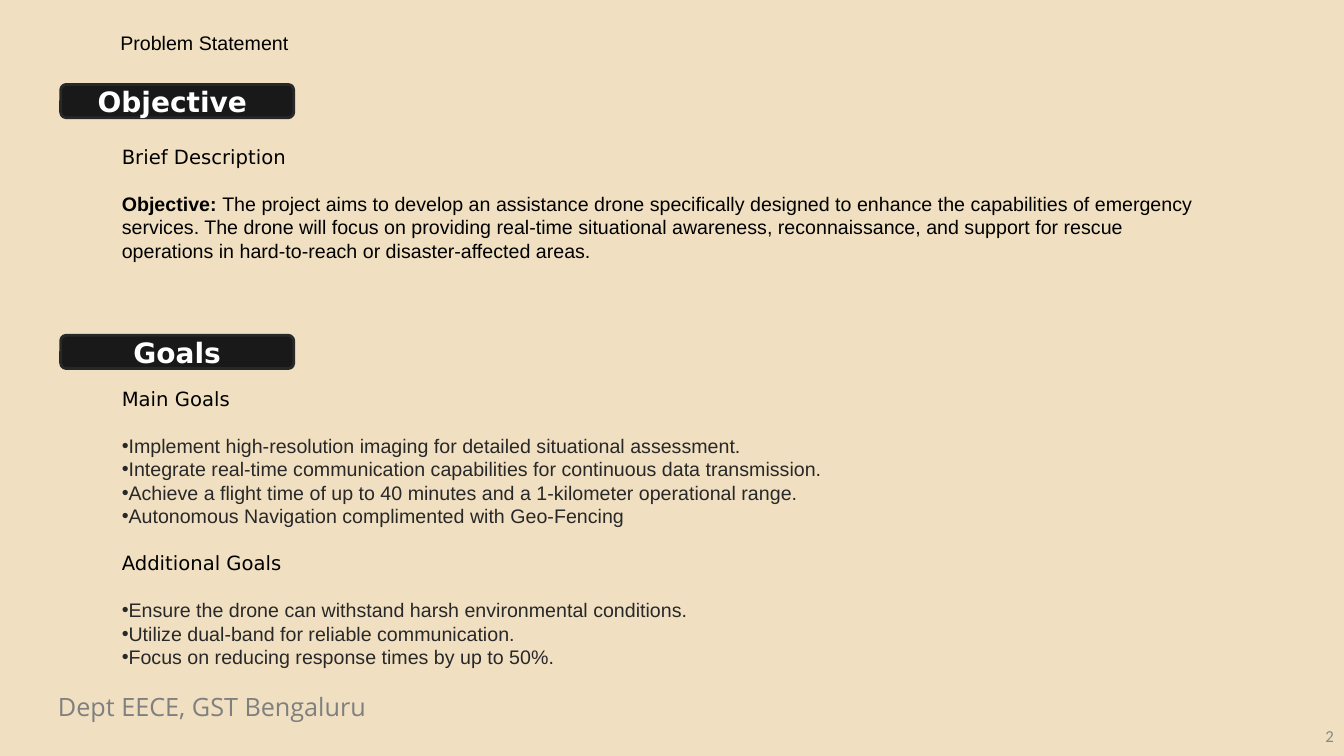
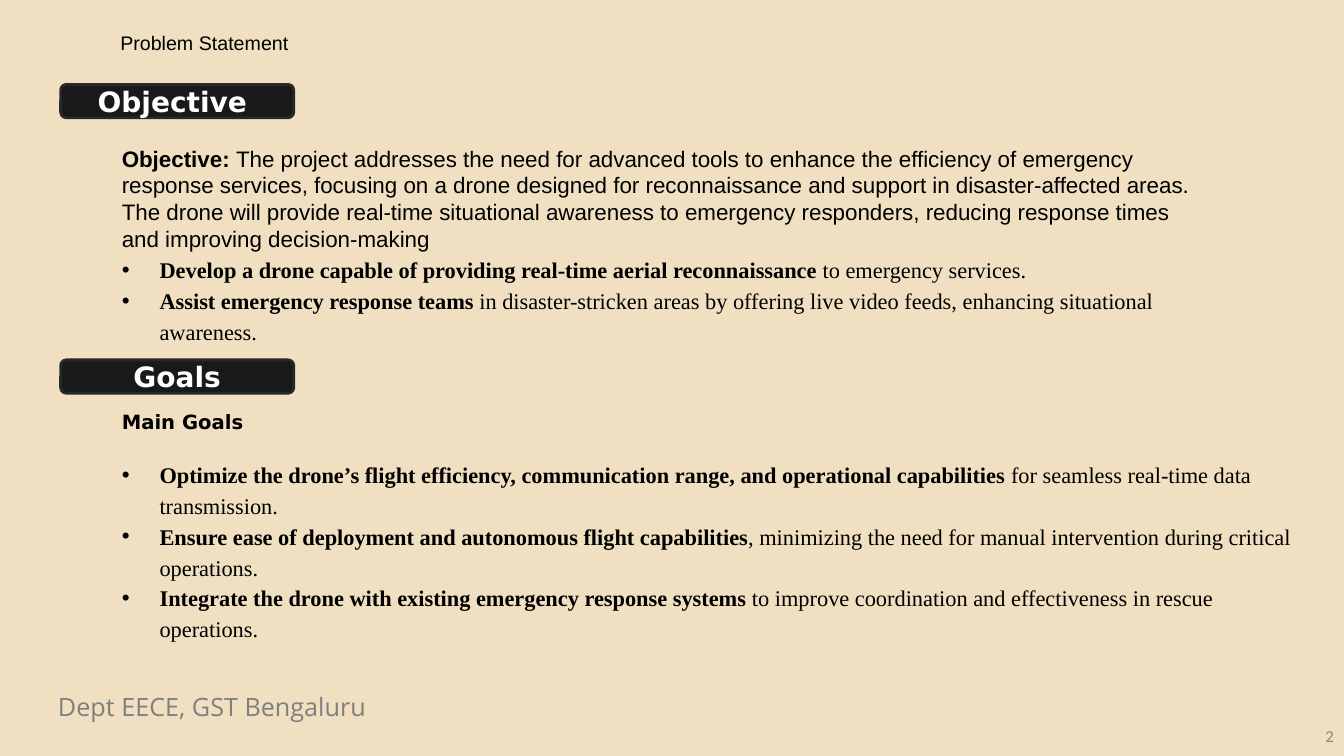
Before and after one commit to KJ-Sagar/Capstone-Project, a slide deck: slide 2 of Updated_Emergency_Drone_Presentation.pptx. Drawn at 1344x756 pixels with LibreOffice and Linux fonts; fonts in the diff are those of the drawing; background and template pictures are left out. Boxes give left, top, right and bottom in pixels: in the first picture for what was removed or moved away, otherwise in the second. Text is boxed around its words. In the diff, an @@ line names an element or a change of style, - is before the commit and + after.

Commit message:
added video recording

```diff
--- a/Updated_Emergency_Drone_Presentation.pptx
+++ b/Updated_Emergency_Drone_Presentation.pptx
@@ text at (x1=122, y1=150, x2=1189, y2=341): text changed; size 14 to 16 pt @@
-Brief Description
-Objective: The project aims to develop an assistance drone specifically designed to enhance the capabilities of emergency services. The drone will focus on providing real-time situational awareness, reconnaissance, and support for rescue operations in hard-to-reach or disaster-affected areas.
+Objective: The project addresses the need for advanced tools to enhance the efficiency of emergency response services, focusing on a drone designed for reconnaissance and support in disaster-affected areas. The drone will provide real-time situational awareness to emergency responders, reducing response times and improving decision-making
+• Develop a drone capable of providing real-time aerial reconnaissance to emergency services.
+• Assist emergency response teams in disaster-stricken areas by offering live video feeds, enhancing situational awareness.
@@ rounded rectangle "Goals" moved from (x1=60, y1=336, x2=293, y2=369) to (x1=60, y1=360, x2=293, y2=393) @@
@@ text at (x1=122, y1=414, x2=243, y2=430): bold on in "Main Goals" @@
@@ text at (x1=160, y1=467, x2=1291, y2=642): text changed; size 14 to 16 pt; font Arial to Times New Roman; text colour #282828 to #000000; bold on @@
-• Implement high-resolution imaging for detailed situational assessment.
-• Integrate real-time communication capabilities for continuous data transmission.
-• Achieve a flight time of up to 40 minutes and a 1-kilometer operational range.
-• Autonomous Navigation complimented with Geo-Fencing
-Additional Goals
-• Ensure the drone can withstand harsh environmental conditions.
-• Utilize dual-band for reliable communication.
-• Focus on reducing response times by up to 50%.
+• Optimize the drone’s flight efficiency, communication range, and operational capabilities for seamless real-time data transmission.
+• Ensure ease of deployment and autonomous flight capabilities, minimizing the need for manual intervention during critical operations.
+• Integrate the drone with existing emergency response systems to improve coordination and effectiveness in rescue operations.
```
Also in this commit, not shown: 5 other slides changed, 5 slides added, 2 slides removed, 3 other files.
